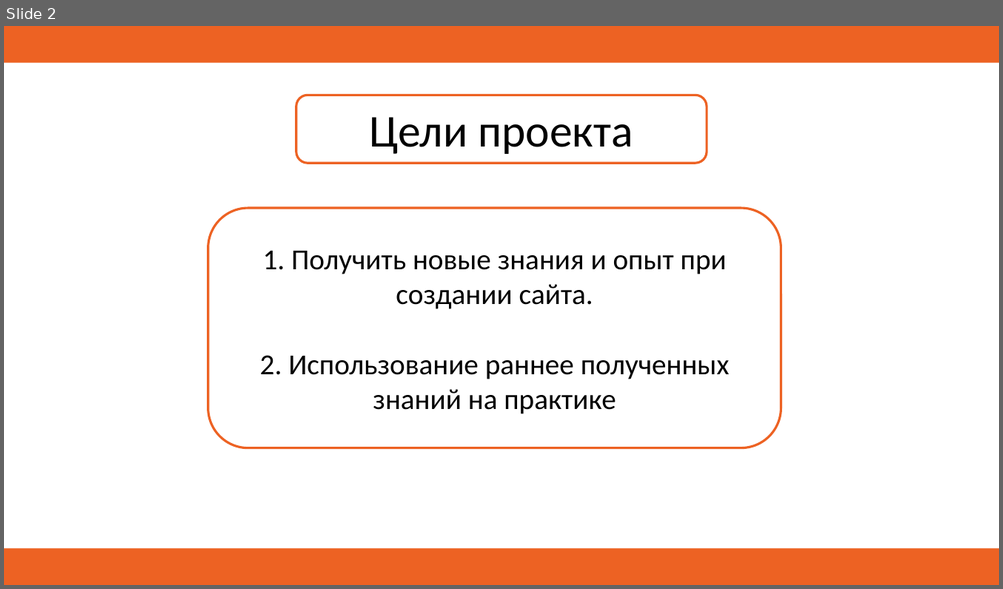
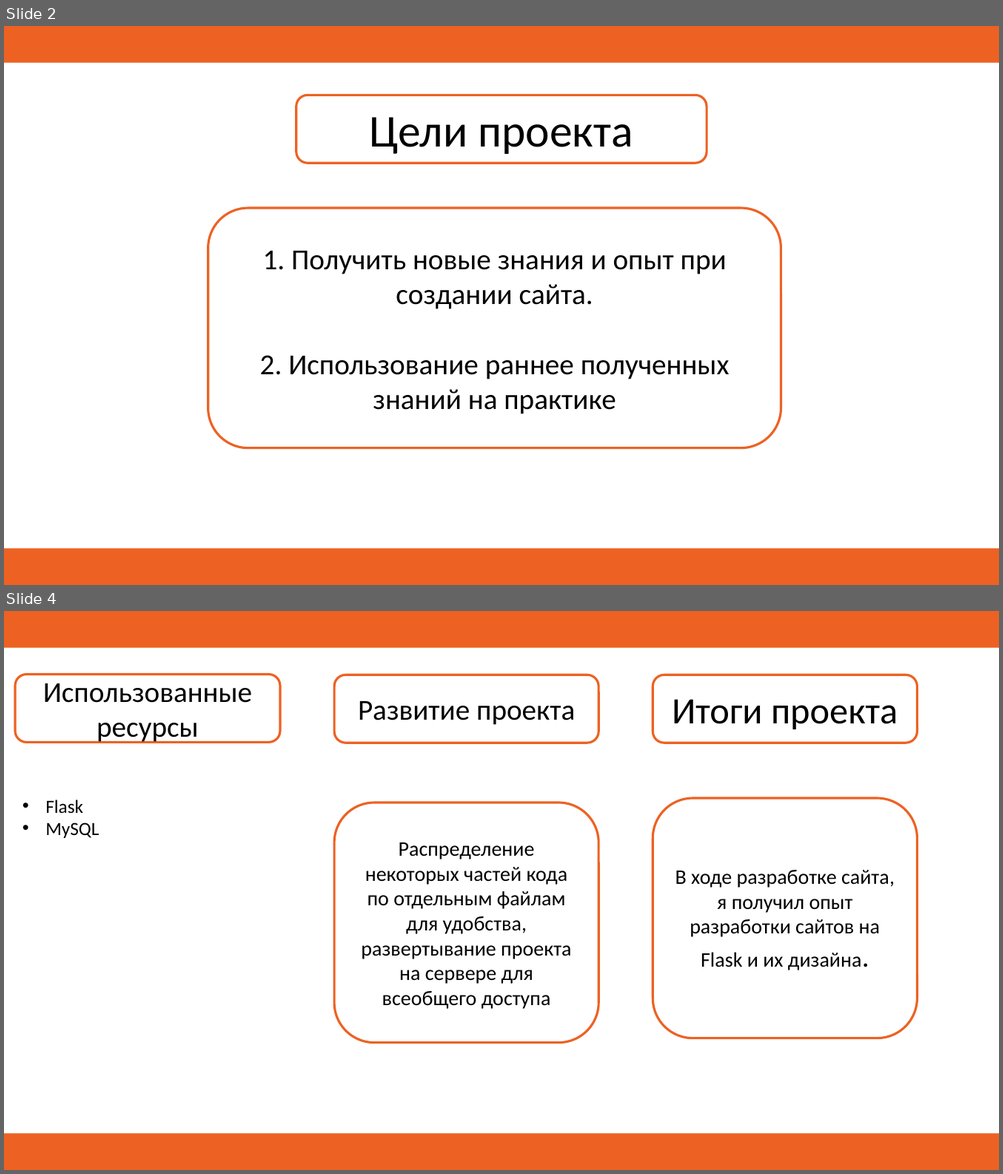
Before and after one commit to Tat-wow/web-flask-fr, a slide deck: Сайт для персонала магазина.pptx. Shown one above the other, each under a label of ours: slide 2 before the commit, slides 2 and 4 after it; the slides between them are not shown. The pictures are 1003x589 and 1003x1174 pixels, drawn with LibreOffice and Linux fonts; fonts in the diff are those of the drawing. Boxes give left, top, right and bottom in pixels: in the first picture for what was removed or moved away, otherwise in the second. Text is boxed around its words. In the diff, an @@ line names an element or a change of style, - is before the commit and + after.

```diff
--- a/Сайт для персонала магазина.pptx
+++ b/Сайт для персонала магазина.pptx
@@ slide 4 added at [4,611,999,1170], background #FFFFFF @@
@@ rectangle added at [4,611,999,647], fill #ED6223 @@
@@ rounded rectangle added at [15,675,280,742], fill #FFFFFF, outline #ED6223 2.25 pt, 28 pt, text #000000 @@
+Использованные ресурсы
@@ rounded rectangle added at [335,675,599,743], fill #FFFFFF, outline #ED6223 2.25 pt, 28 pt, text #000000 @@
+Развитие проекта
@@ rounded rectangle added at [652,675,916,743], fill #FFFFFF, outline #ED6223 2.25 pt, 36 pt, text #000000 @@
+Итоги проекта
@@ text added at [45,800,99,838], 18 pt, text #000000 @@
+• Flask
+• MySQL
@@ rounded rectangle added at [335,803,599,1043], outline #ED6223 2.25 pt, 20 pt, text #000000 @@
+Распределение некоторых частей кода по отдельным файлам для удобства, развертывание проекта на сервере для всеобщего доступа
@@ rounded rectangle added at [652,798,916,1039], outline #ED6223 2.25 pt, 20 pt, text #000000 @@
+В ходе разработке сайта, я получил опыт разработки сайтов на Flask и их дизайна.
@@ rectangle added at [4,1134,999,1170], fill #ED6223 @@
```
Also in this commit, not shown: 2 slides changed.
